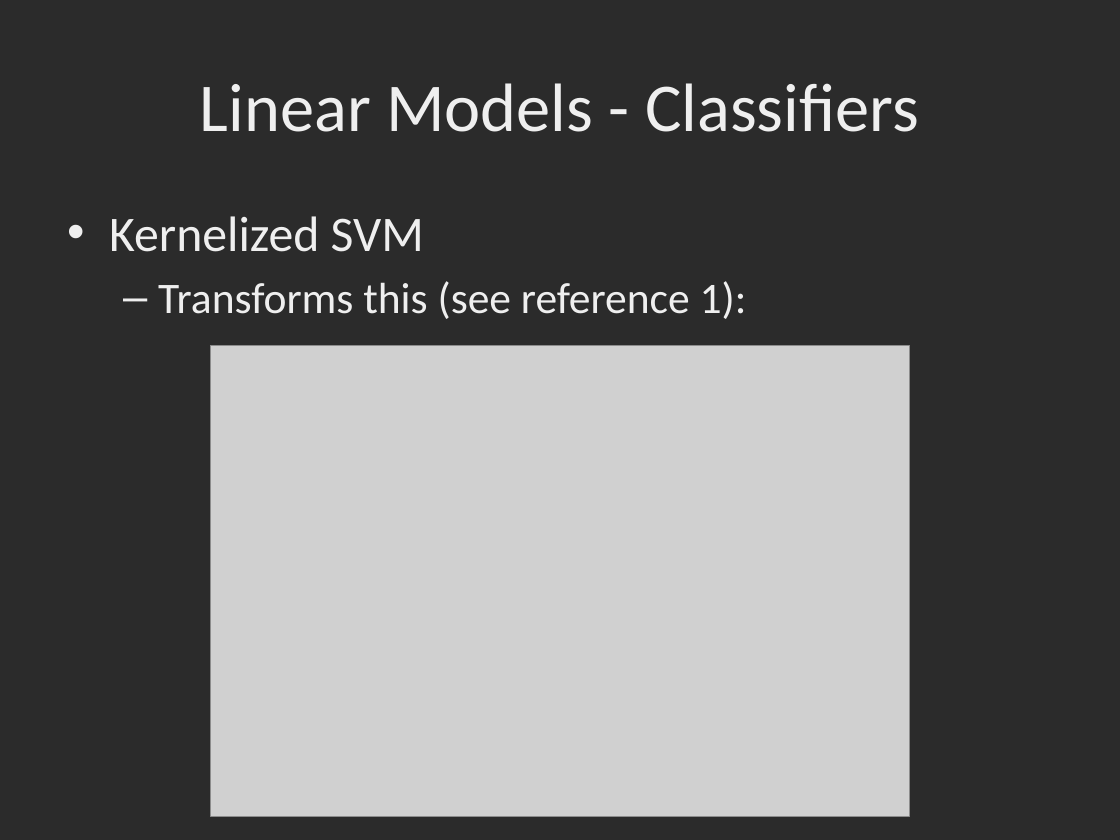
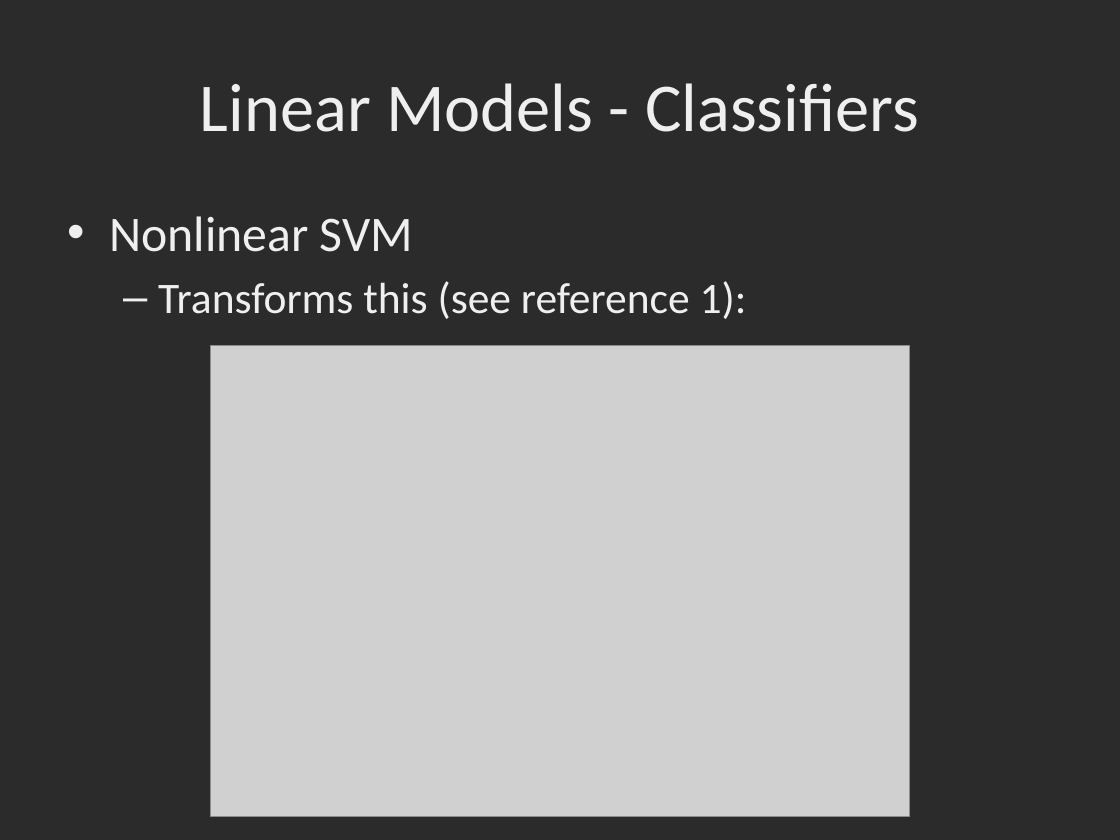
Before and after one commit to dbowmans46/PracticalProgramming, a slide deck: slide 68 of Session 7 - Python/Instructional Material/Session 7 - Python Brief Intro to Machine Learning with Scikit Learn.pptx. Drawn at 1120x840 pixels with LibreOffice and Linux fonts; fonts in the diff are those of the drawing; grey boxes stand for pictures; background and template pictures are left out; a plain dark background stands for a picture behind light text. Boxes give left, top, right and bottom in pixels: in the first picture for what was removed or moved away, otherwise in the second. Text is boxed around its words. In the diff, an @@ line names an element or a change of style, - is before the commit and + after.

```diff
--- a/Session 7 - Python/Instructional Material/Session 7 - Python Brief Intro to Machine Learning with Scikit Learn.pptx
+++ b/Session 7 - Python/Instructional Material/Session 7 - Python Brief Intro to Machine Learning with Scikit Learn.pptx
@@ text at box(109, 216, 413, 252): text changed @@
-• Kernelized SVM
+• Nonlinear SVM
```
Also in this commit, not shown: 6 other slides changed, 5 slides added.
